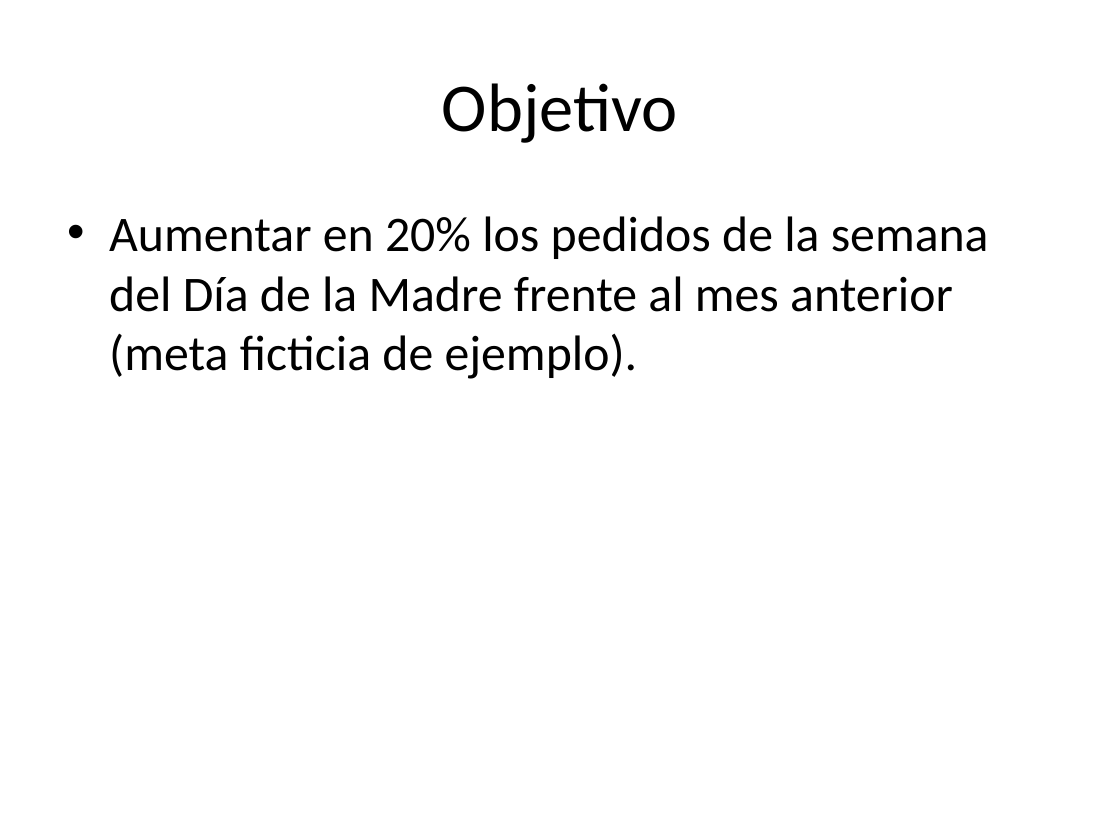
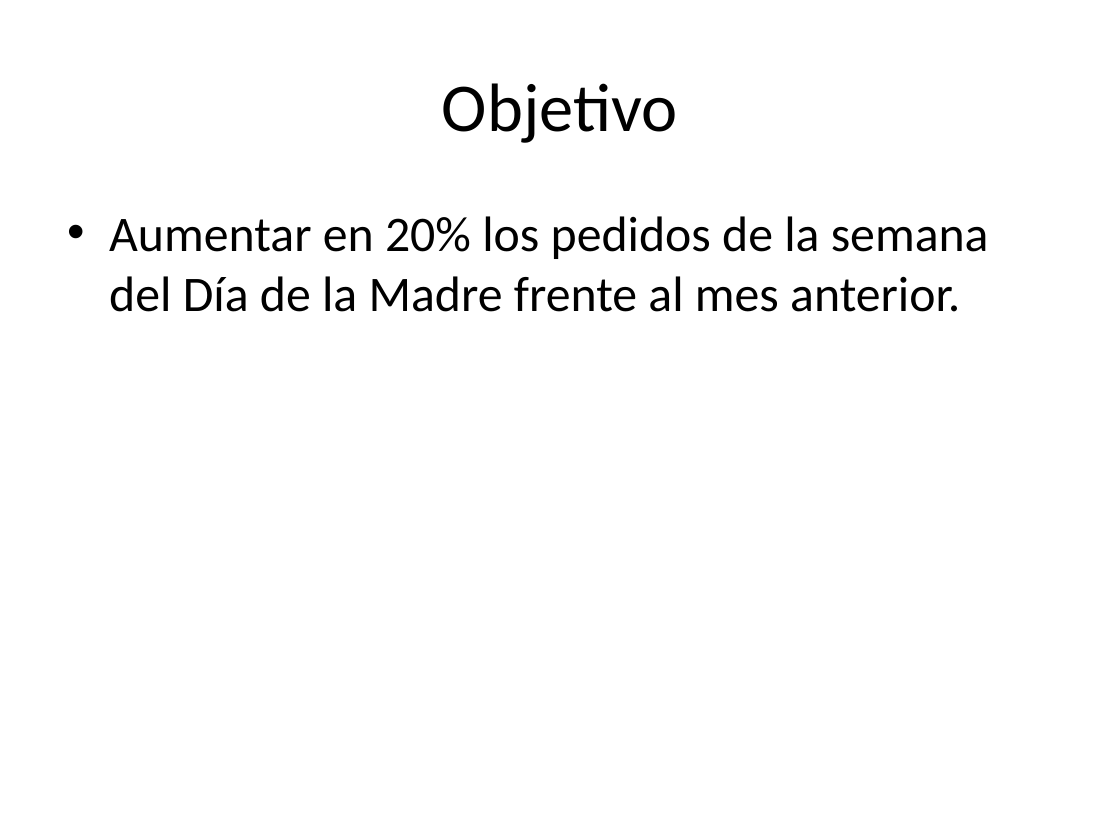
Before and after one commit to LinamariaMartinez/ponque-rag-challenge, a slide deck: slide 2 of documentos/marketing/plan-campana-dia-madre.pptx. Drawn at 1120x840 pixels with LibreOffice and Linux fonts; fonts in the diff are those of the drawing. Boxes give left, top, right and bottom in pixels: in the first picture for what was removed or moved away, otherwise in the second. Text is boxed around its words. In the diff, an @@ line names an element or a change of style, - is before the commit and + after.

```diff
--- a/documentos/marketing/plan-campana-dia-madre.pptx
+++ b/documentos/marketing/plan-campana-dia-madre.pptx
@@ text at [109,216,989,312]: text changed @@
-• Aumentar en 20% los pedidos de la semana del Día de la Madre frente al mes anterior (meta ficticia de ejemplo).
+• Aumentar en 20% los pedidos de la semana del Día de la Madre frente al mes anterior.
```
Also in this commit, not shown: 2 other slides changed, 6 other files.
